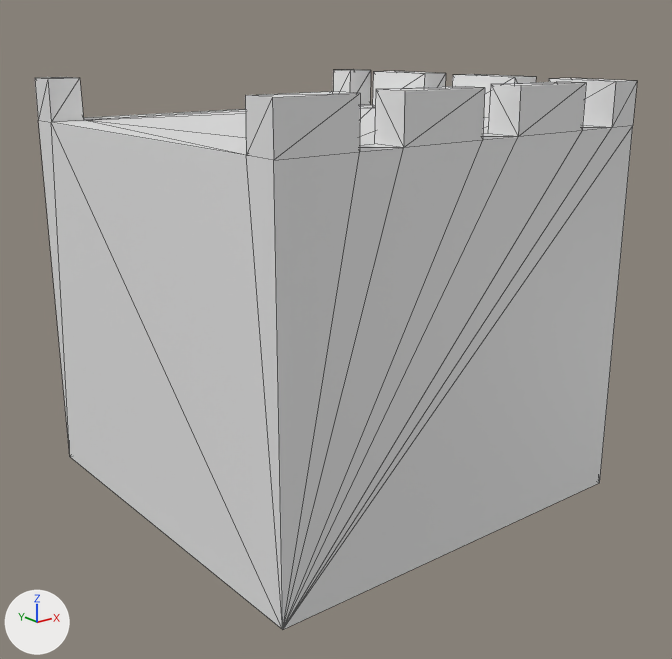
Two versions of the FBX model BuildCity/Assets/Art/FBX/BOX/weiqiang02.FBX, one commit apart.
Both versions are drawn from a camera (50 mm lens) standing at (8.271, -1.75, 1.092) and looking at (9.649, -0.027, 0.403). The lights are fixed; the arrows at lower left show +X, +Y and +Z. Mesh edges are drawn as thin lines. Where no turn or scale is listed for an object, it has been applied to the vertices.

The scene before the commit, as lines of its bpy script (objects in view):
```python
me_mesh = bpy.data.meshes.new('Mesh')
me_mesh.from_pydata(...)  # 68 vertices, 132 faces; spans x -0.5..0.5, y -0.5..0.5, z 0.0..1.0
ob_weiqiang02 = bpy.data.objects.new('weiqiang02', me_mesh)
ob_weiqiang02.location = (9.659, 0.024, 0.0)
```
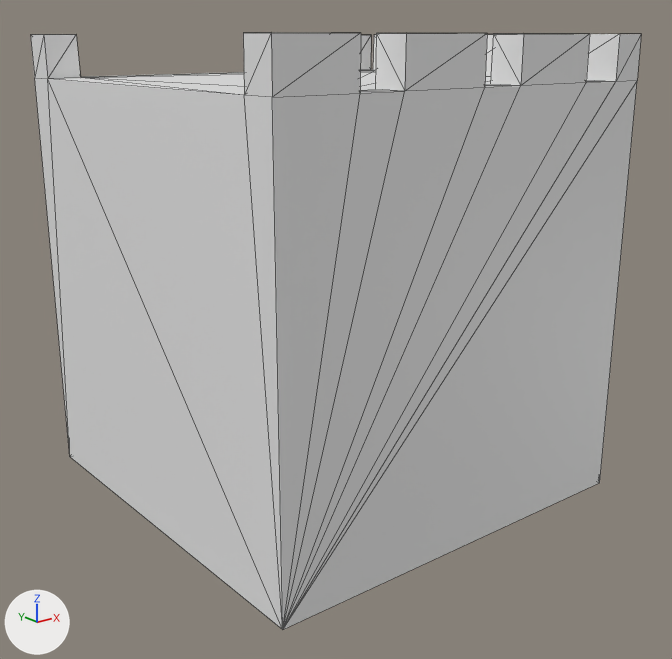
Location of each change, [x1, y1, x2, y2] in pixels of the pictures (672 x 659 px):
'weiqiang02', reshaped (7% taller)
    before: [35, 70, 637, 629]
    after: [30, 33, 641, 629]

The edits, one by one:
me_mesh has 68 vertices, 132 faces and spans x -0.5..0.5, y -0.5..0.5, z 0.0..1.0.
me_mesh is used by ob_weiqiang02; location (9.659, 0.024, 0.0).
me_mesh part 1: all 64 vertices in x -0.5..0.5, y -0.5..0.5, z 0.9..1.0 are moved by (0.0, 0.0, 0.1).
